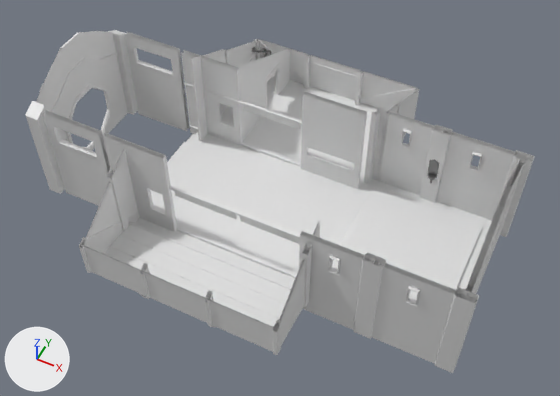
What one commit did to the Blender file Assets/KoboldKare/Models/PlayerHome/PlayerHouse.blend.
Both versions are drawn from a camera (50 mm lens) standing at (11.3, -26.5, 34.3) and looking at (-1.8, -0.2, 1.4). Every picture has the same lights, and +X, +Y and +Z are marked at lower left.

Names of what the first picture shows: 'Carpet', 'Concrete', 'Metal', 'Stone', 'Wood'.
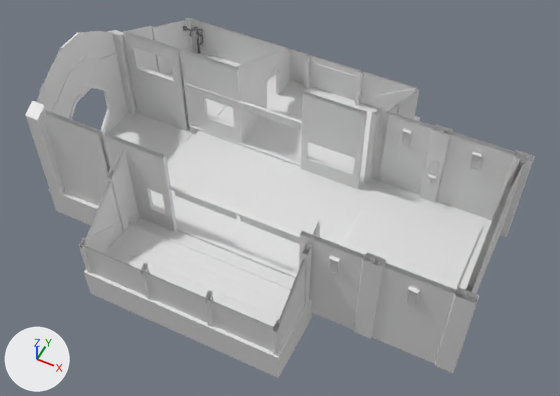
Boxes [x1, y1, x2, y2] around the edits, measured in the pictures (560 x 396 px; the box of a moved part takes in the faces that stretch with it):
'Stone', reshaped
    before: [36, 31, 525, 364]
    after: [36, 18, 525, 364]
'Wood', reshaped
    before: [25, 30, 535, 373]
    after: [25, 18, 535, 373]
'Foundation_Cube', added
    after: [49, 112, 420, 378]
'Metal', reshaped
    before: [252, 47, 439, 183]
    after: [183, 26, 204, 54]
part 1 of me_cube_019_cube_001, moved or reshaped
    before: [254, 39, 260, 60]
    after: [185, 18, 193, 45]
part 2 of me_cube_019_cube_001, moved or reshaped
    before: [250, 52, 257, 62]
    after: [165, 30, 188, 75]
part 3 of me_cube_019_cube_001, moved or reshaped
    before: [225, 50, 231, 65]
    after: [152, 27, 164, 74]
part 4 of me_cube_019_cube_001, deleted
    before: [259, 40, 304, 83]
part 5 of me_plane_001, moved or reshaped
    before: [228, 41, 254, 50]
    after: [154, 20, 185, 28]
part 6 of me_plane_001, moved or reshaped
    before: [229, 42, 256, 67]
    after: [156, 20, 189, 75]
part 7 of me_plane_001, moved or reshaped (not visible before)
    after: [182, 43, 193, 53]
part 8 of me_plane_001, moved or reshaped (not visible before)
    after: [192, 44, 205, 53]
part 9 of me_plane_001, added
    after: [204, 49, 217, 58]
part 10 of me_plane_001, deleted
    before: [190, 49, 228, 142]
part 11 of me_plane_001, cut back
    before: [301, 92, 516, 220]
    after: [301, 92, 367, 189]
part 12 of me_plane_001, moved or reshaped
    before: [126, 39, 308, 141]
    after: [123, 18, 308, 141]
part 13 of me_cube_019_cube_008, moved or reshaped
    before: [252, 47, 266, 53]
    after: [183, 26, 199, 39]
part 14 of me_cube_019_cube_008, added
    after: [190, 29, 204, 45]
part 15 of me_cube_019_cube_008, deleted
    before: [264, 50, 439, 183]

Edits to the bpy script that builds the scene:
```text
Change me_cube_019_cube_001:
    where me_cube_019_cube_001.from_pydata(...)  # 850 vertices, 519 faces; spans x -15.4..10.4, y -0.8..6.4, z -11.0..8.9
    used by ob_wood; location = (0.0, 0.0, 0.0); rotation_euler = (1.571, 0.0, 0.0), in degrees (90, 0, 0)
    me_cube_019_cube_001 part 1: the loose piece of 16 vertices spanning x -9.1..-8.9, y 0.0..2.7, z -11.0..-10.5 is moved by (-5.4, 0.0, 0.0)
    me_cube_019_cube_001 part 2: the loose piece of 24 vertices spanning x -9.1..-8.9, y 0.0..2.1, z -10.6..-7.0 is moved by (-5.4, 0.0, 0.0)
    me_cube_019_cube_001 part 3: the loose piece of 16 vertices spanning x -9.2..-8.9, y 0.0..4.6, z -7.0..-6.6 is moved by (-5.4, 0.0, 0.0)
    me_cube_019_cube_001 part 4: the loose piece of 12 vertices spanning x -8.9..-5.4, y 0.0..2.5, z -10.9 is deleted
Change me_plane_001:
    remove me_plane_001.from_pydata(...)  # 1566 vertices, 1332 faces; spans x -7.4..17.9, y -14.5..5.3, z -0.8..7.9
    add me_plane_001.from_pydata(...)  # 1427 vertices, 1201 faces; spans x -7.4..17.9, y -14.5..5.3, z -0.8..7.9
    me_plane_001 part 5: the loose piece of 4 vertices spanning x -1.3, y 1.3..5.0, z 0.0..4.3 is moved by (-5.3, 0.0, 0.0)
    me_plane_001 part 6: the loose piece of 4 vertices spanning x -1.2, y 1.3..5.0, z 0.0..4.3 is moved by (-5.3, 0.0, 0.0)
    me_plane_001 part 7: the loose piece of 12 vertices spanning x -1.1..-1.0, y 3.9..5.1, z 0.0..0.6 is scaled about its middle by (1, 1.19, 1), then moved by (-5.4, -0.1, 0.0)
    me_plane_001 part 8: the loose piece of 16 vertices spanning x -1.1..-0.1, y 5.1..5.2, z 0.0..0.5 is moved by (-5.4, 0.0, 0.0)
    me_plane_001 part 9: a new loose piece of 14 vertices spanning x -5.5..-4.5, y 5.0..5.2, z 0.0..0.4, in mat_concrete (its picture is missing)
    me_plane_001 part 10: the loose piece of 8 vertices spanning x -1.3..-1.2, y -2.8..1.0, z 0.0..6.5 is deleted
    me_plane_001 part 11: 16 vertices moved from x 5.5..9.3, y -2.1..-1.9, z 1.2..2.2 to x 5.5..9.3, y -2.1..-1.9, z 0.8..2.6; 40 vertices removed from x 9.5..17.3, y -0.9..-0.7, z 3.4..4.8
    me_plane_001 part 12: 20 vertices moved from x -6.5..-0.2, y -1.9..5.3, z -0.5..6.0 to x -6.5..-1.2, y -1.9..5.3, z -0.5..6.0; 16 vertices removed from x 0.9..1.0, y 3.6..3.8, z 0.0..0.5; 11 vertices added at x -6.6..-6.5, y -1.9..5.3, z -0.6..6.0
Change me_cube_019_cube_008:
    used by ob_metal; location = (-7.89, 5.6, 0.47); rotation_euler = (1.571, 0.0, 0.0), in degrees (90, 0, 0)
    remove me_cube_019_cube_008.from_pydata(...)  # 964 vertices, 858 faces; spans x -5.0..13.6, y -0.5..3.7, z -5.2..12.0
    add me_cube_019_cube_008.from_pydata(...)  # 592 vertices, 546 faces; spans x -6.5..-5.2, y -0.5..2.6, z -5.2..-3.4
    me_cube_019_cube_008 part 13: the loose piece of 200 vertices spanning x -1.2..-0.4, y 0.7..2.0, z -5.2..-4.3 is moved by (-5.3, 0.0, 0.0)
    me_cube_019_cube_008 part 14: a new loose piece of 168 vertices spanning x -5.8..-5.2, y 0.2..2.6, z -5.2..-3.4, in mat_metal (its picture is missing)
    me_cube_019_cube_008 part 15: 19 loose pieces with 540 vertices, spanning x -5.0..13.6, y 0.2..3.7, z -5.2..12.0, are deleted
Add me_foundation_cube_001:
    me_foundation_cube_001.from_pydata([(-15.4, -2.5, 4.3), (-15.4, -0.5, 4.3), (-15.4, -0.5, -4.4), (-15.4, -2.5, -4.4), (1.4, -0.5, -4.4), (1.4, -2.5, -4.4), (2.6, -2.0, -11.3), (-14.8, -2.0, -11.3), (-14.8, 0.0, -11.3), (2.6, 0.0, -11.3), (1.4, -2.5, 4.3), (1.4, -0.5, 4.3), (2.6, -2.0, -4.1), (2.6, 0.0, -4.1), (-9.2, -1.6, 8.9), (-9.2, 0.4, 8.9), (-9.2, 0.4, 4.9), (-9.2, -1.6, 4.9), (2.5, -1.6, 4.9), (2.5, 0.4, 4.9), (2.5, 0.4, 8.9), (2.5, -1.6, 8.9), (-14.8, -2.0, -4.1), (-14.8, 0.0, -4.1)], [], [(0, 1, 2, 3), (3, 2, 4, 5), (6, 7, 8, 9), (10, 11, 1, 0), (12, 6, 9, 13), (4, 2, 1, 11), (14, 15, 16, 17), (18, 19, 20, 21), (21, 20, 15, 14), (7, 22, 23, 8), (13, 9, 8, 23), (20, 19, 16, 15)])
    me_foundation_cube_001.materials.append(mat_concrete)  # its picture is missing
Add ob_foundation_cube:
    ob_foundation_cube = bpy.data.objects.new('Foundation_Cube', me_foundation_cube_001)
    ob_foundation_cube.location = (0.0, 0.0, 0.0)
    ob_foundation_cube.rotation_euler = (1.571, 0.0, 0.0)  # degrees (90, 0, 0)
```
